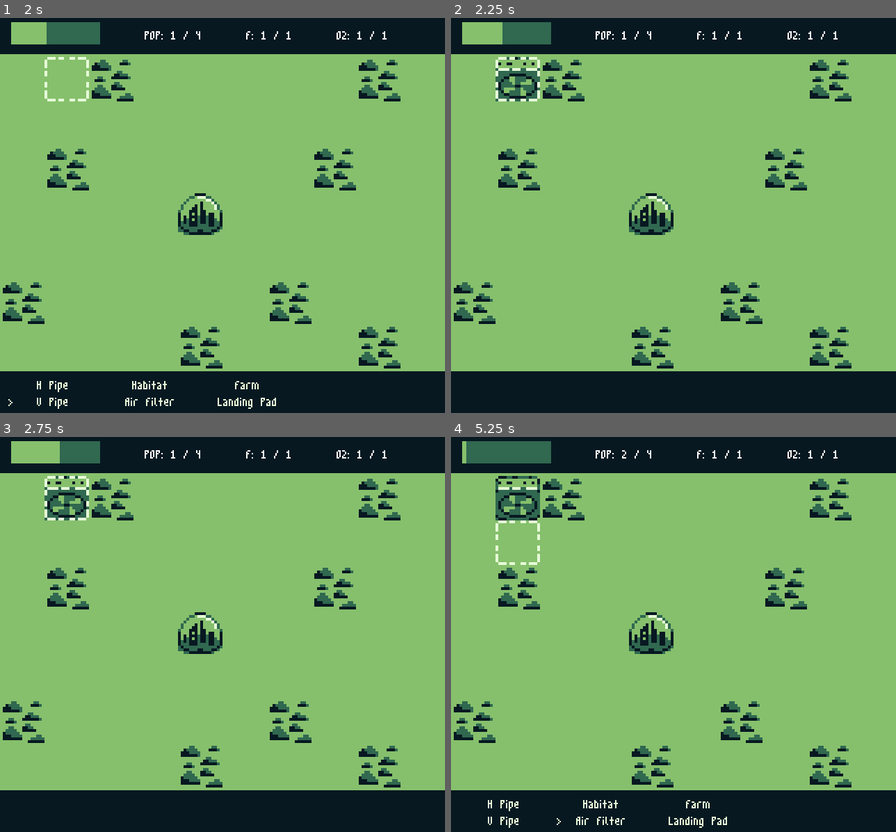
Above: before the commit, frames 1-4 (two rows, left to right).
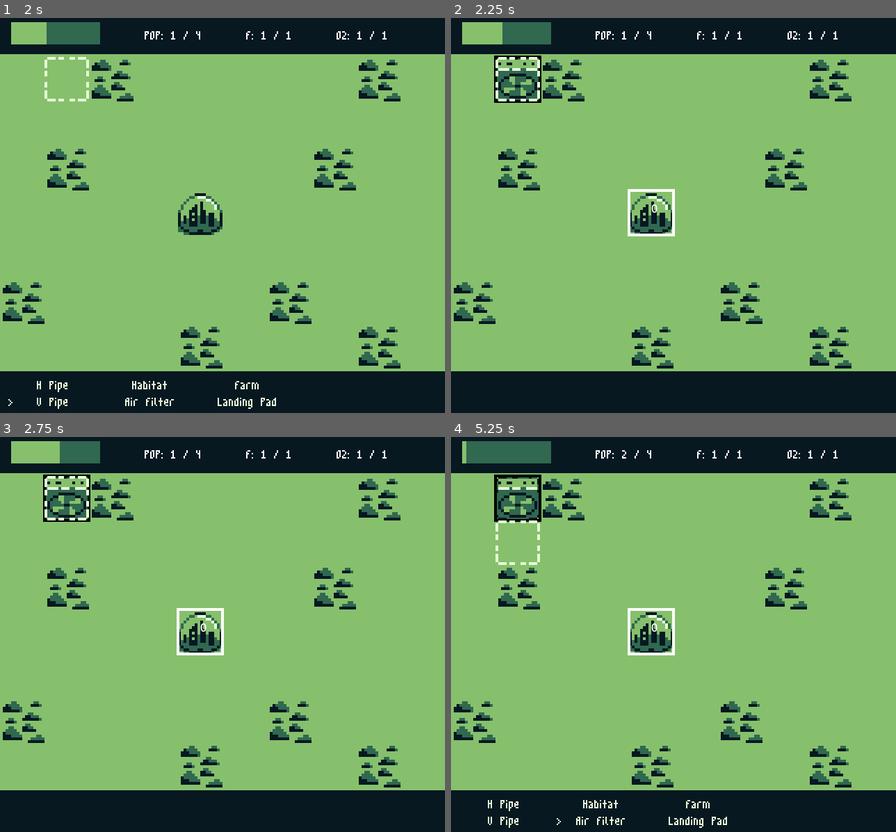
Above: after the commit, the same moments.

Repository: lrozanski/gb-jam-11_space
Game: Godot game, scene res://scenes/main.tscn
Two runs of this game, one before a commit and one after it. Both use one fixed random seed, a clock stepped at 60 frames per second and the inputs below.
Inputs:
- Up to frame 1 (2 s): tap Enter at 0.5 s; hold D (Right) 0.53-1.28 s; tap Z (Confirm) at 0.6 s; hold S (Down) from 1.28 s (still down); tap C (Start) at 1.35 s
- Up to frame 2 (2.25 s): tap C (Start) at 2 s; release S (Down) at 2.03 s; hold D (Right) from 2.03 s (still down); tap Z (Confirm) at 2.1 s
- Up to frame 3 (2.75 s): keep holding D (Right)
- Up to frame 4 (5.25 s): tap Z (Confirm) at 2.75, 3.6, 5.1 s; release D (Right) at 2.78 s; hold W (Up) 2.78-3.53 s; tap C (Start) at 2.85, 4.25, 4.35 s; hold A (Left) 3.53-5.03 s; hold S (Down) from 5.03 s (still down)

Frame 1 is identical in both runs. In frame 2, 0.5% of the frame differs, in the area x 9-51%, y 9-56%; in frame 3, 0.5%; in frame 4, 0.6%.

Commit message:
Almost working implementation

Diff:
--- a/buildings/BaseManager.gd
+++ b/buildings/BaseManager.gd
@@ -4,9 +4,18 @@
 @onready var map: Map = $"%TileMap"
 @onready var buildings: Buildings = $"%Buildings"
 
+var enabled_buildings: Array[Building] = []
+var disabled_buildings: Array[Building] = []
+
+
+var font: FontFile
+var process = false
+var process_params = {}
 
 func _ready():
-	map.connect("building_built", _on_building_built)
+	map.connect("building_built", _on_building_built, CONNECT_DEFERRED)
+
+	font = ThemeDB.fallback_font
 
 
 func _tile_to_global(tile_position: Vector2i):
@@ -15,16 +24,53 @@
 
 
 func _on_building_built(building_name: String, tile_position: Vector2i):
-	if building_name != "Pipe":
+	if !process:
+		process = true
+		process_params = {
+			"building_name": building_name,
+			"tile_position": tile_position
+		}
 		return
 
-	var world2d = get_world_2d()
-	var pipe = Buildings.query_building(_tile_to_global(tile_position), world2d) as Pipe
+	process = false
 
-	var neighbouring_buildings = [
-		buildings.query_building(_tile_to_global(tile_position + Vector2i(1, 0)), world2d),
-		buildings.query_building(_tile_to_global(tile_position + Vector2i(-1, 0)), world2d),
-	] if pipe.variant == Pipe.PipeVariant.HORIZONTAL else [
-		buildings.query_building(_tile_to_global(tile_position + Vector2i(1, 0)), world2d),
-		buildings.query_building(_tile_to_global(tile_position + Vector2i(-1, 0)), world2d),
-	]
+	enabled_buildings.clear()
+	disabled_buildings.clear()
+
+	var hq: Building = get_tree().get_first_node_in_group("hq") as Building
+	var updated: Array[Vector2i] = hq.update_connections(hq.get_tile_position(), true)
+	updated.insert(0, hq.get_tile_position())
+	var buildings = get_tree().get_nodes_in_group("buildings")
+
+	for item in buildings:
+		var building = item as Building
+
+		if not building.get_tile_position() in updated:
+			building.disabled = true
+			disabled_buildings.append(building)
+		else:
+			building.disabled = false
+			enabled_buildings.append(building)
+
+	print("Updated building state. Enabled: %d" % updated.size())
+	queue_redraw()
+
+
+func _process(delta):
+	if process:
+		_on_building_built(process_params.get("building_name"), process_params.get("tile_position"))
+		process = false
+		process_params = {}
+
+
+func _draw():
+	var i = 0
+	for building in enabled_buildings:
+		var rect = Rect2(building.global_position, Vector2(Map.TILE_SIZE, Map.TILE_SIZE))
+		draw_rect(rect, Color.WHITE, false, 4.0)
+		draw_string(font, rect.get_center(), "%s" % i)
+		i+=1
+
+	for building in disabled_buildings:
+		var rect = Rect2(building.global_position, Vector2(Map.TILE_SIZE, Map.TILE_SIZE))
+		draw_rect(rect, Color.BLACK, false, 4.0)
--- a/buildings/Building.gd
+++ b/buildings/Building.gd
@@ -26,13 +26,18 @@
 	if not other is Pipe:
 		return false
 
+	var first_tile_position = first.get_tile_position()
+	var other_tile_position = other.get_tile_position()
+
 	if (
-		!is_equal_approx(first.global_position.x, other.global_position.x) &&
+		first_tile_position.x != other_tile_position.x &&
+		first_tile_position.y == other_tile_position.y &&
 		other.variant == Pipe.PipeVariant.HORIZONTAL
 	):
 		return true
 	elif (
-		!is_equal_approx(first.global_position.y, other.global_position.y) &&
+		first_tile_position.x == other_tile_position.x &&
+		first_tile_position.y != other_tile_position.y &&
 		other.variant == Pipe.PipeVariant.VERTICAL
 	):
 		return true
@@ -43,13 +48,13 @@
 func find_neighbouring_buildings(current: Building):
 	var world2d = get_world_2d()
 	var neighbouring_buildings = [
-		Buildings.query_building(global_position + Vector2(-Map.TILE_SIZE, 0), world2d),
-		Buildings.query_building(global_position + Vector2(Map.TILE_SIZE, 0), world2d),
-		Buildings.query_building(global_position + Vector2(0, -Map.TILE_SIZE), world2d),
-		Buildings.query_building(global_position + Vector2(0, Map.TILE_SIZE), world2d),
+		Buildings.query_building(current.global_position + Vector2(-Map.TILE_SIZE, 0), world2d),
+		Buildings.query_building(current.global_position + Vector2(Map.TILE_SIZE, 0), world2d),
+		Buildings.query_building(current.global_position + Vector2(0, -Map.TILE_SIZE), world2d),
+		Buildings.query_building(current.global_position + Vector2(0, Map.TILE_SIZE), world2d),
 	]
-	var actual_buildings = []
-	var allow_only_pipes = true if (not self is Pipe) else false
+	var actual_buildings: Array[Building] = []
+	var allow_only_pipes = true if (not current is Pipe) else false
 
 	for building in neighbouring_buildings:
 		if building == null:
@@ -58,24 +63,31 @@
 			continue
 		if building is Pipe && !_is_valid_pipe(current, building):
 			continue
+		if current is Pipe && building is Pipe:
+			if (current as Pipe).variant != (building as Pipe).variant:
+				continue
 
-		actual_buildings.append(building)
+		actual_buildings.append(building as Building)
 
 	return actual_buildings
 
 
-func update_connections(connection_changed_tile_position: Vector2i, new_state: bool):
-	var initial_connections = find_neighbouring_buildings(self)
-	var open: Array[Building] = []
-	var closed: Dictionary = {connection_changed_tile_position: null}
-
-	open.append_array(initial_connections)
+func update_connections(start_tile_position: Vector2i, new_state: bool):
+	var open: Array[Building] = find_neighbouring_buildings(self)
+	var closed: Dictionary = {start_tile_position: true}
+	var closed_array: Array[Vector2i] = []
 
 	while open.size() > 0:
 		var current = open[0]
 		open.remove_at(0)
 
-		if current.disabled:
+		if closed.has(current.get_tile_position()):
+			continue
+
+		closed[current.get_tile_position()] = true
+		closed_array.append(current.get_tile_position())
+
+		if current.disabled != new_state:
 			current.disabled = new_state
 
 		var neighbours = find_neighbouring_buildings(current)
@@ -84,3 +96,5 @@
 				continue
 
 			open.append(neighbour)
+
+	return closed_array
--- a/buildings/air_filter.tscn
+++ b/buildings/air_filter.tscn
@@ -6,7 +6,7 @@
 [sub_resource type="RectangleShape2D" id="RectangleShape2D_v117l"]
 size = Vector2(64, 64)
 
-[node name="Air Filter" type="StaticBody2D"]
+[node name="Air Filter" type="StaticBody2D" groups=["buildings"]]
 collision_layer = 2
 collision_mask = 0
 script = ExtResource("1_vksew")
--- a/buildings/farm.tscn
+++ b/buildings/farm.tscn
@@ -6,7 +6,7 @@
 [sub_resource type="RectangleShape2D" id="RectangleShape2D_ulwdm"]
 size = Vector2(64, 64)
 
-[node name="Farm" type="StaticBody2D"]
+[node name="Farm" type="StaticBody2D" groups=["buildings"]]
 collision_layer = 2
 collision_mask = 0
 script = ExtResource("1_u7cfd")
--- a/buildings/habitat.tscn
+++ b/buildings/habitat.tscn
@@ -6,7 +6,7 @@
 [sub_resource type="RectangleShape2D" id="RectangleShape2D_l6kw2"]
 size = Vector2(64, 64)
 
-[node name="Habitat" type="StaticBody2D"]
+[node name="Habitat" type="StaticBody2D" groups=["buildings"]]
 collision_layer = 2
 collision_mask = 0
 script = ExtResource("1_kryie")
--- a/buildings/landing_pad.tscn
+++ b/buildings/landing_pad.tscn
@@ -6,7 +6,7 @@
 [sub_resource type="RectangleShape2D" id="RectangleShape2D_cds57"]
 size = Vector2(64, 64)
 
-[node name="Landing Pad" type="StaticBody2D"]
+[node name="Landing Pad" type="StaticBody2D" groups=["buildings"]]
 collision_layer = 2
 collision_mask = 0
 script = ExtResource("1_f7x3s")
--- a/buildings/pipe.tscn
+++ b/buildings/pipe.tscn
@@ -7,7 +7,7 @@
 [sub_resource type="RectangleShape2D" id="RectangleShape2D_ywe3g"]
 size = Vector2(64, 64)
 
-[node name="Pipe" type="StaticBody2D"]
+[node name="Pipe" type="StaticBody2D" groups=["buildings"]]
 collision_layer = 2
 collision_mask = 0
 script = ExtResource("1_sxpsw")
